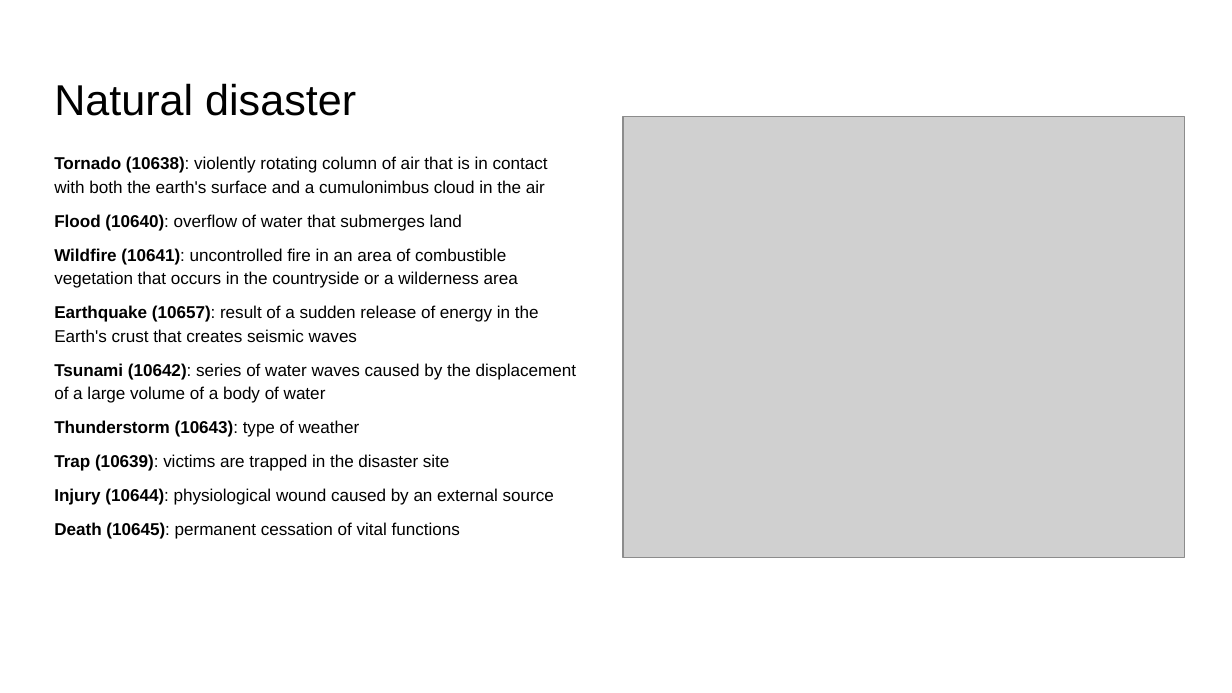
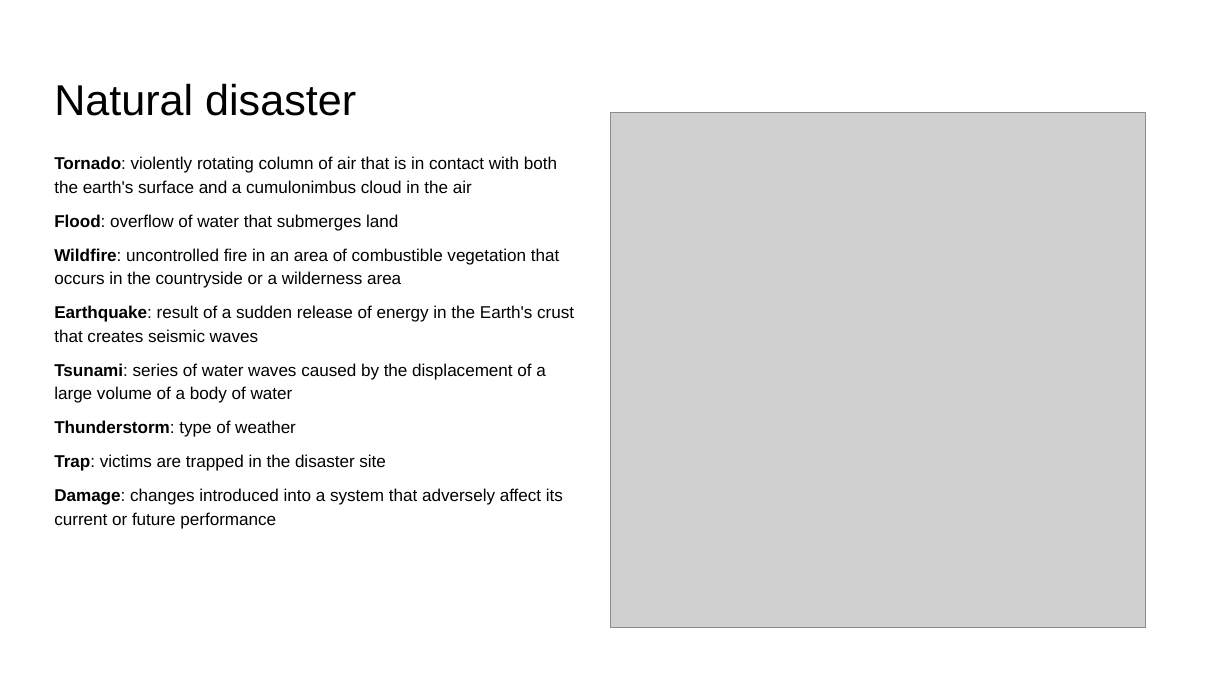
Before and after one commit to RESIN-KAIROS/schemalib, a slide deck: slide 10 of hrf/disaster_and_rescue.pptx. Drawn at 1232x693 pixels with LibreOffice and Linux fonts; fonts in the diff are those of the drawing; grey boxes stand for pictures. Boxes give left, top, right and bottom in pixels: in the first picture for what was removed or moved away, otherwise in the second. Text is boxed around its words. In the diff, an @@ line names an element or a change of style, - is before the commit and + after.

Commit message:
Update disaster and rescue slides

```diff
--- a/hrf/disaster_and_rescue.pptx
+++ b/hrf/disaster_and_rescue.pptx
@@ picture resized from (x1=623, y1=117, x2=1185, y2=558) to (x1=611, y1=112, x2=1146, y2=627) @@
@@ text at (x1=54, y1=156, x2=574, y2=529): text changed @@
-Tornado (10638): violently rotating column of air that is in contact with both the earth's surface and a cumulonimbus cloud in the air
-Flood (10640): overflow of water that submerges land
-Wildfire (10641): uncontrolled fire in an area of combustible vegetation that occurs in the countryside or a wilderness area
-Earthquake (10657): result of a sudden release of energy in the Earth's crust that creates seismic waves
-Tsunami (10642): series of water waves caused by the displacement of a large volume of a body of water
-Thunderstorm (10643): type of weather
-Trap (10639): victims are trapped in the disaster site
-Injury (10644): physiological wound caused by an external source
-Death (10645): permanent cessation of vital functions
+Tornado: violently rotating column of air that is in contact with both the earth's surface and a cumulonimbus cloud in the air
+Flood: overflow of water that submerges land
+Wildfire: uncontrolled fire in an area of combustible vegetation that occurs in the countryside or a wilderness area
+Earthquake: result of a sudden release of energy in the Earth's crust that creates seismic waves
+Tsunami: series of water waves caused by the displacement of a large volume of a body of water
+Thunderstorm: type of weather
+Trap: victims are trapped in the disaster site
+Damage: changes introduced into a system that adversely affect its current or future performance
```
Also in this commit, not shown: 5 other slides changed.
